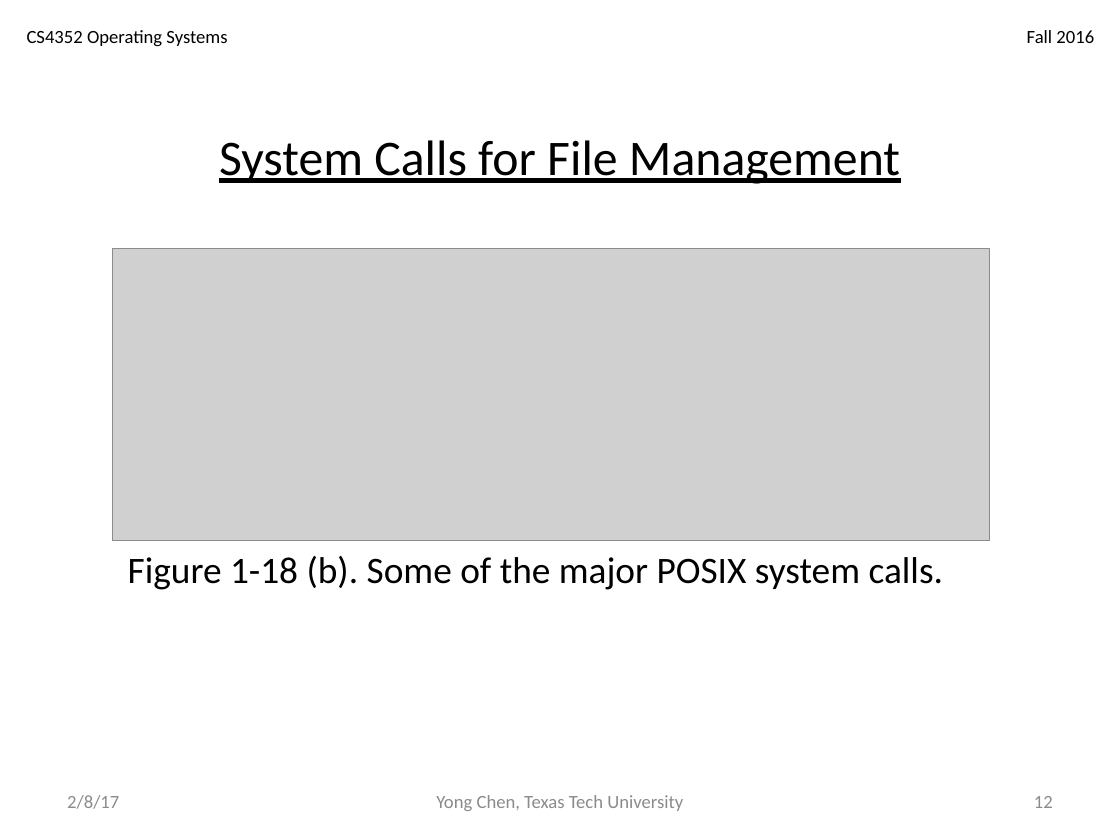
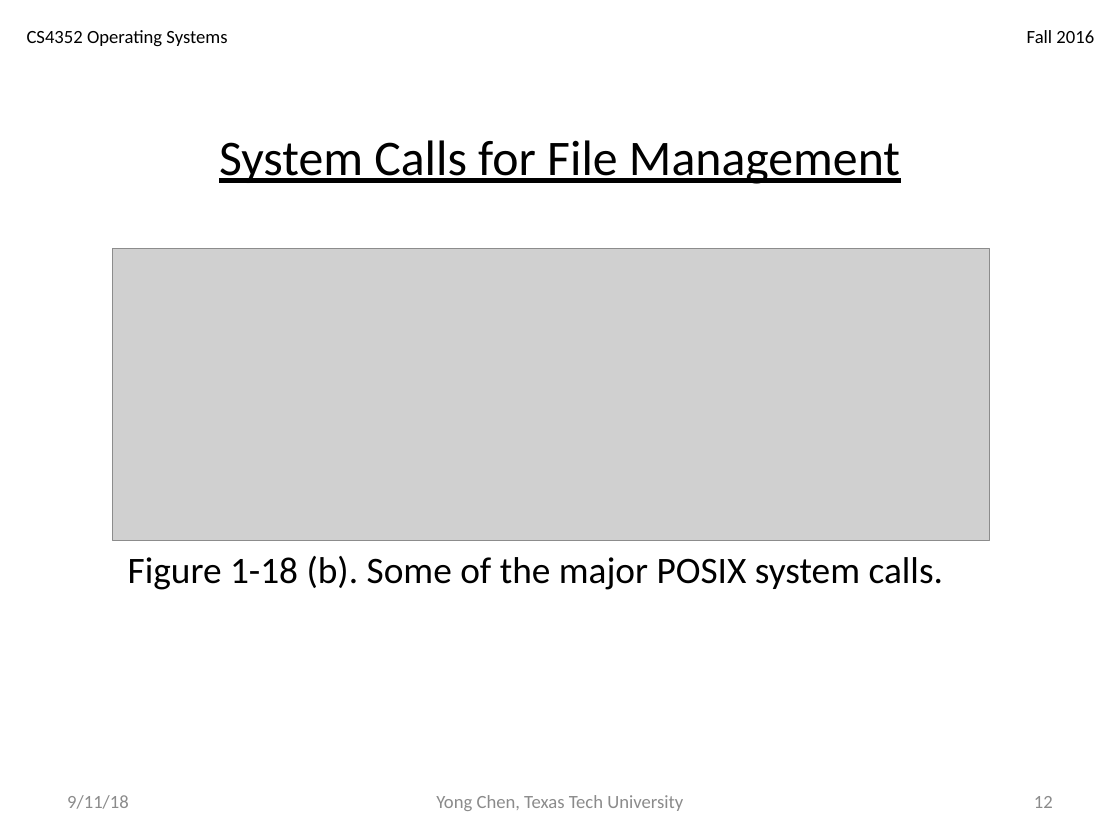
Before and after one commit to iDataVisualizationLab/CS4352_Fall2018, a slide deck: slide 12 of slides/Lecture04 Mine.pptx. Drawn at 1120x840 pixels with LibreOffice and Linux fonts; fonts in the diff are those of the drawing; grey boxes stand for pictures. Boxes give left, top, right and bottom in pixels: in the first picture for what was removed or moved away, otherwise in the second. Text is boxed around its words. In the diff, an @@ line names an element or a change of style, - is before the commit and + after.

```diff
--- a/slides/Lecture04 Mine.pptx
+++ b/slides/Lecture04 Mine.pptx
@@ text at (67,795,129,809): text changed @@
-2/8/17
+9/11/18
```
Also in this commit, not shown: 15 other slides changed, 1 other file.
